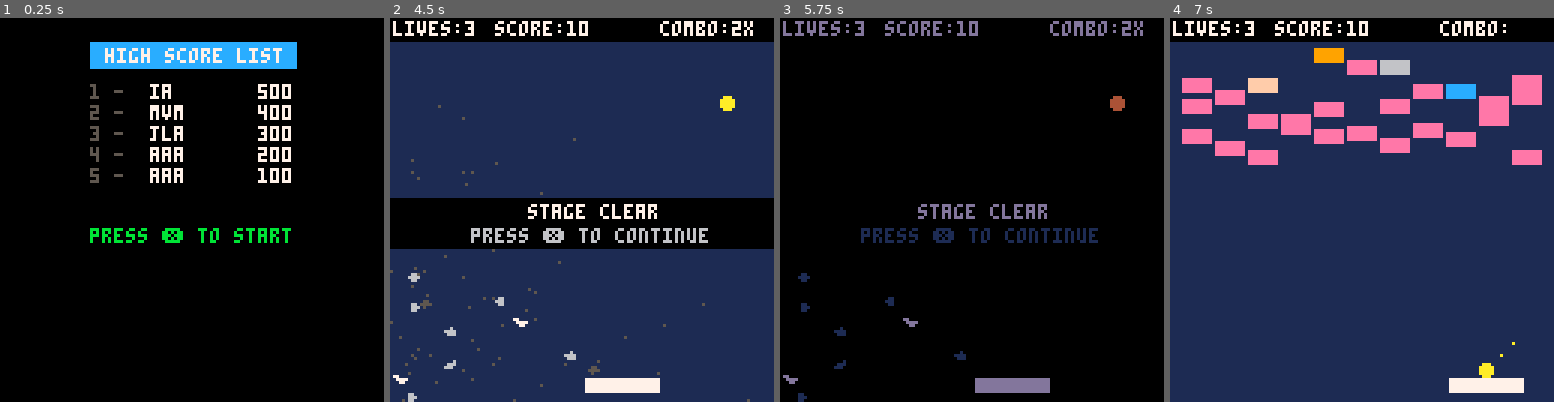
Above: before the commit, frames 1-4 (left to right).
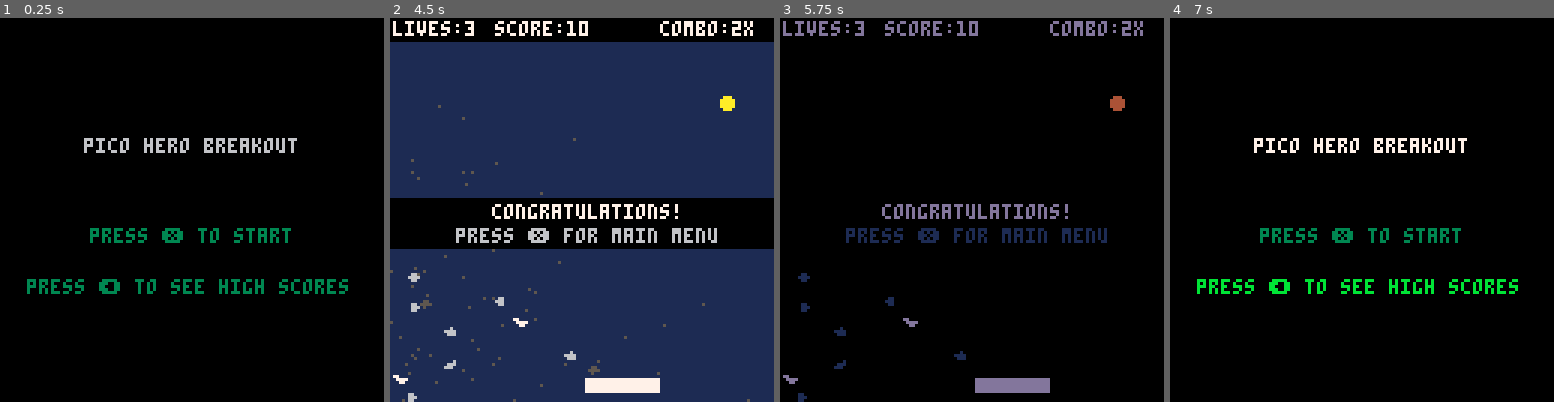
Above: after the commit, the same moments.

Repository: ivanarellano/pico8-doodles
Game: PICO-8 cartridge breakout/breakout.p8
The game is run twice, just before and just after one commit, with the same random seed, the same clock (stepped at 60 frames per second) and the same inputs.
Inputs:
- Up to frame 1 (0.25 s): no input
- Up to frame 2 (4.5 s): tap X (X key) at 0.33, 1.07, 1.85, 2.97, 4.08 s; hold Right 1.6-2.1 s; hold Right 2.47-3.03 s; hold Left 3.08-3.58 s; hold Right from 4.02 s (still down)
- Up to frame 3 (5.75 s): release Right at 4.68 s; hold Left 5.08-5.68 s; tap X (X key) at 5.2 s
- Up to frame 4 (7 s): hold Right 6.08-6.58 s; tap X (X key) at 6.32 s; hold Right from 6.63 s (still down)

The runs differ from the first frame. In frame 1, 9.1% of the frame differs, in the area x 7-91%, y 6-72%; in frame 2, 2.1%; in frame 3, 2.1%; in frame 4, 95%, in the area x 0-100%, y 0-100%.

Commit message:
Slide in high score list. Add winner screen and return to title screen

Diff:
--- a/breakout/breakout.p8
+++ b/breakout/breakout.p8
@@ -11,7 +11,7 @@
 	levels={}
 	--levels[1]="b9bb9bb9bb9bb9bp9p"
 	levels[1]="/x4b/s3s3s3/b9"
-	levels[2]="bxhxsxixpxbxbxbxbxbxbxbxbxbxbxbxbxbxbxbxbxbxbxbxbxbxbxbx"
+	--levels[2]="bxhxsxixpxbxbxbxbxbxbxbxbxbxbxbxbxbxbxbxbxbxbxbxbxbxbxbx"
 	debug=""
 
 	--highscore
@@ -19,6 +19,8 @@
 	hs1={}
 	hs2={}
 	hs3={}
+	hsx=128
+	hsdx=128
 
 	loadhs()
 	hschars={"a","b","c","d","e","f","g","h","i","j","k","l","m","n","o","p","q","r","s","t","u","v","w","x","y","z"," "}
@@ -34,7 +36,7 @@
 	start_count=-1
 	gover_count=-1
 
-	fadeperc=0
+	fadeperc=1
 
 	arrowmult=1
 	arrowmult_2=1
@@ -93,7 +95,6 @@
 
 	levelnum+=1
 	if levelnum>#levels then
-		--finished game
 		mode="start"
 		return
 	end
@@ -187,6 +188,11 @@
 
 function levelover()
 	mode="leveloverwait"
+	lover_count=60
+end
+
+function wingame()
+	mode="winnerwait"
 	lover_count=60
 end
 
@@ -394,6 +400,10 @@
 		draw_levelover()
 	elseif mode=="leveloverwait" then
 		draw_game()
+	elseif mode=="winner" then
+		draw_winner()
+	elseif mode=="winnerwait" then
+		draw_game()
 	end
 
 	pal()
@@ -480,9 +490,11 @@
 function draw_start()
 	cls()
 
-	prinths(20)
-	--print("pico hero breakout",30,40,7)
+	prinths(hsx)
+
+	print("pico hero breakout",hsx-100,40,7)
 	print("press ❎ to start",30,70,blink_col)
+	print("press ⬅️ to see high scores",9,87,11)
 end
 
 function draw_gameover()
@@ -495,6 +507,12 @@
 	rectfill(0,60,128,76,0)
 	print("stage clear",46,62,7)
 	print("press ❎ to continue",27,70,blink_grey)
+end
+
+function draw_winner()
+	rectfill(0,60,128,76,0)
+	print("congratulations!",34,62,7)
+	print("press ❎ for main menu",22,70,blink_grey)
 end
 -->8
 --update
@@ -510,21 +528,46 @@
 		update_start()
 	elseif mode=="gameover" then
 		update_gameover()
+	elseif mode=="gameoverwait" then
+		update_gameoverwait()
 	elseif mode=="levelover" then
 		update_levelover()
-	elseif mode=="gameoverwait" then
-		update_gameoverwait()
 	elseif mode=="leveloverwait" then
 		update_leveloverwait()
+	elseif mode=="winner" then
+		update_winner()
+	elseif mode=="winnerwait" then
+		update_winnerwait()
 	end
 end
 
 function update_start()
+	--slide high score list
+	if hsx!=hsdx then
+		--ease in
+		hsx+=(hsdx-hsx)/5
+	end
+
+		--fade in game
+	if fadeperc!=0 then
+		fadeperc-=.05
+		if fadeperc<0 then
+			fadeperc=0
+		end
+	end
+
 	if start_count<0 then
-		if btn(5) then
+		if btnp(5) then
 			sfx(9)
 			start_count=80
 			blinkspeed=1
+		end
+
+		if btnp(0) then
+			hsdx=20
+		end
+		if btnp(1) then
+			hsdx=128
 		end
 	else
 		start_count-=1
@@ -571,7 +614,33 @@
 	end
 end
 
+function update_winnerwait()
+	lover_count-=1
+	if lover_count<=0 then
+		lover_count=-1
+		mode="winner"
+	end
+end
+
 function update_levelover()
+ if lover_count<0 then
+  if btnp(5) then
+   lover_count=80
+   blinkspeed=1
+   sfx(9)
+  end
+ else
+  lover_count-=1
+  fadeperc=(80-lover_count)/80
+  if lover_count<=0 then
+   lover_count= -1
+   blinkspeed=8
+   mode="start"
+  end
+ end
+end
+
+function update_winner()
  if lover_count<0 then
   if btnp(5) then
    lover_count=80
@@ -662,7 +731,12 @@
 
 	if levelfinished() then
 		_draw()
-		levelover()
+
+		if levelnum>=#levels then
+			wingame()
+		else
+			levelover()
+		end
 	end
 
 	--powerup timers
@@ -1385,7 +1459,6 @@
 			slot+=4
 
 		end
-		debug=hs[1]
 	else
 		--hs list is empty
 		reseths()
@@ -1416,13 +1489,18 @@
 		--rank
 		print(i.." - ",x+10,15+7*i,5)
 
+		local c=7
+		if i==1 then
+			c=blink_grey
+		end
+
 		--name
 		local name=""..hschars[hs1[i]]..hschars[hs2[i]]..hschars[hs3[i]]
-		print(name,x+30,15+i*7,7)
+		print(name,x+30,15+i*7,c)
 
 		--score
 		local score=" "..hs[i]
-		print(score,x+78-(#score*4),15+7*i,7)
+		print(score,x+78-(#score*4),15+7*i,c)
 	end
 end
 
